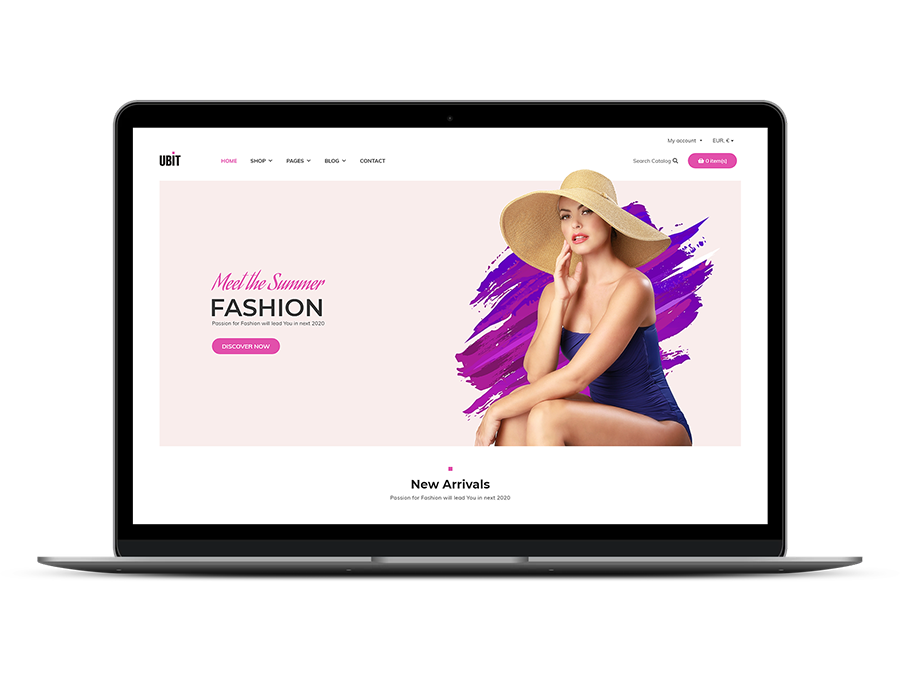
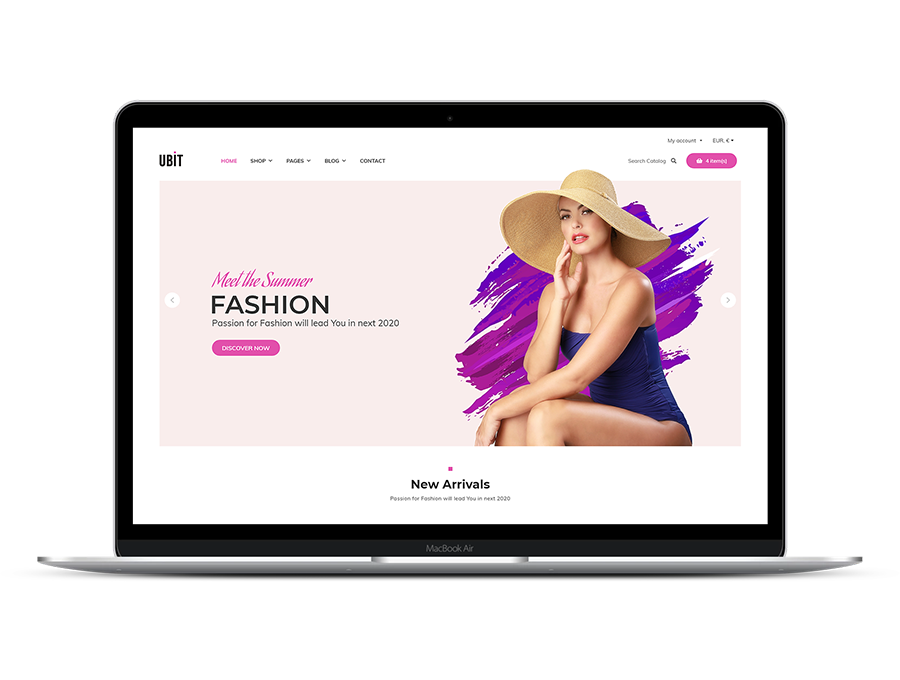
Layers edited between the first and the second 900×680 image:
renamed "smartmockups_jy5klx5x" to "smartmockups_jyigzoqf", painted on it over [37, 99, 863, 574]
